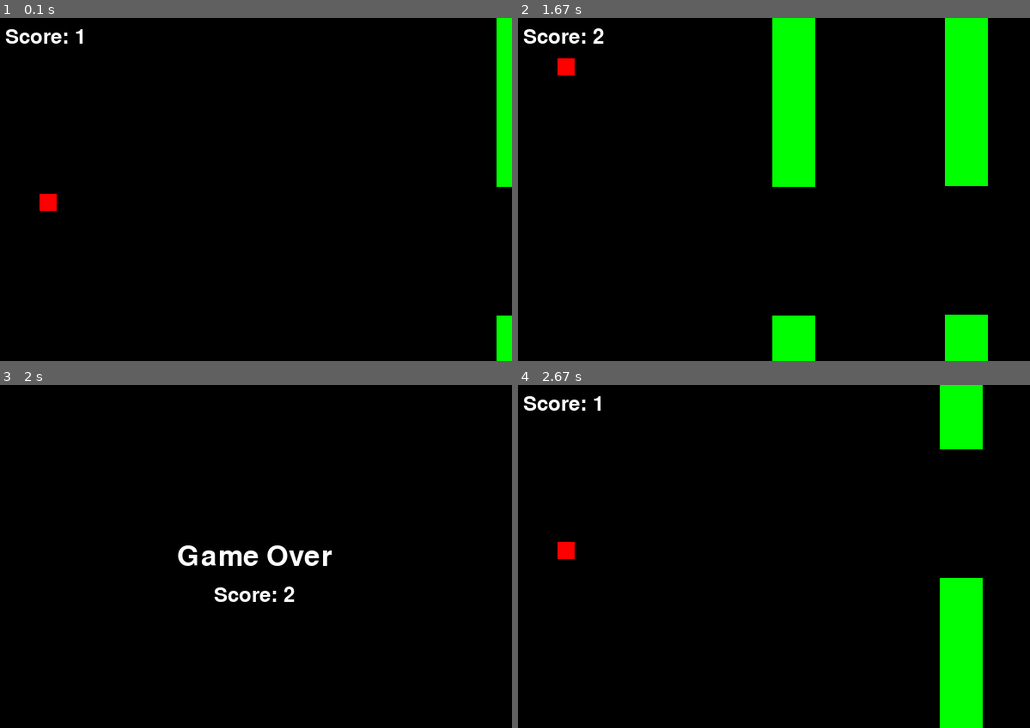
Above: before the commit, frames 1-4 (two rows, left to right).
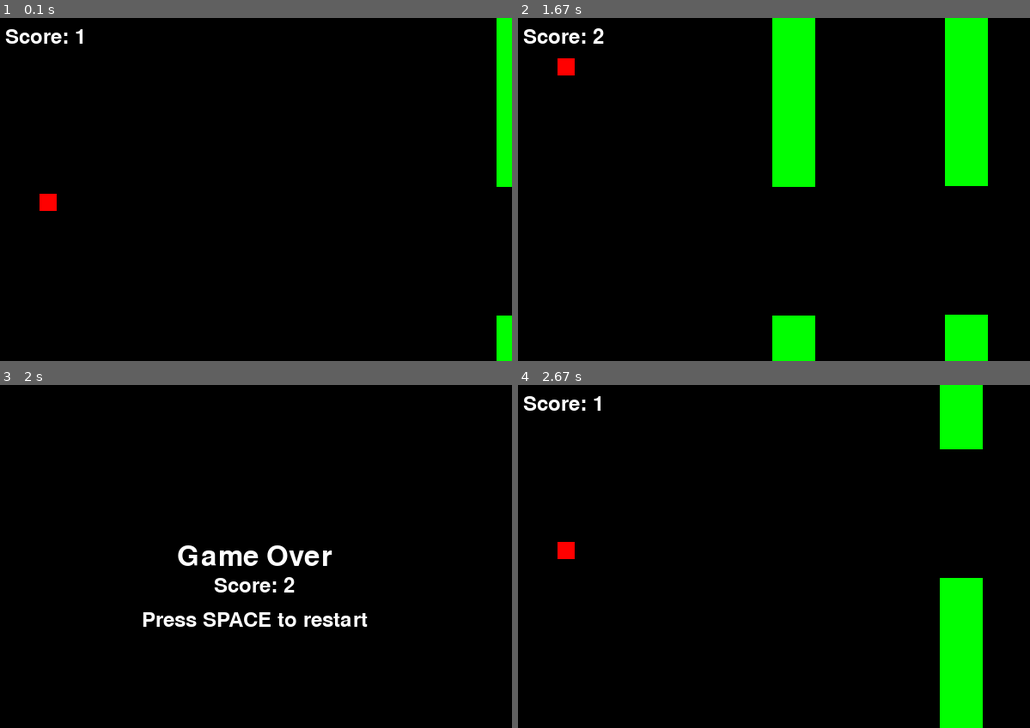
Above: after the commit, the same moments.

Repository: YashShelar04/PythonMiniProject
Game: pygame game, started from game.py
The game is run twice, just before and just after one commit, with the same random seed, the same clock (stepped at 60 frames per second) and the same inputs.
Inputs:
- Up to frame 1 (0.1 s): no input
- Up to frame 2 (1.67 s): tap Space at 0.33, 0.73, 1.03, 1.23, 1.57 s
- Up to frame 3 (2 s): tap Space at 1.87 s
- Up to frame 4 (2.67 s): tap Space at 2.07, 2.37, 2.63 s

Frames 1-2 are identical in both runs. In frame 3, 1.5% of the frame differs, in the area x 27-72%, y 56-71%; in frame 4, nothing differs.

Commit message:
Score board update

Diff:
--- a/game.py
+++ b/game.py
@@ -15,8 +15,9 @@
 JUMP = -5
 
 # Set up the screen
-screen = pygame.display.set_mode((WIDTH, HEIGHT))
+screen = pygame.display.set_mode((WIDTH,HEIGHT))
 pygame.display.set_caption('Flappy Bird')
+
 
 # Game variables
 bird_x = 50
@@ -91,9 +92,22 @@
         font = pygame.font.Font(None, 48)
         text = font.render("Game Over", True, (255, 255, 255))
         screen.blit(text, (WIDTH // 2 - text.get_width() // 2, HEIGHT // 2 - text.get_height() // 2))
+        # Draw score and restart message
         font = pygame.font.Font(None, 36)
         score_text = font.render(f"Score: {score}", True, (255, 255, 255))
-        screen.blit(score_text, (WIDTH // 2 - score_text.get_width() // 2, HEIGHT // 2 + text.get_height()))
+        restart_text = font.render("Press SPACE to restart", True, (255, 255, 255))
+
+        # Calculate the position of the score and restart message
+        score_text_rect = score_text.get_rect()
+        restart_text_rect = restart_text.get_rect()
+        score_text_rect.center = (WIDTH // 2, HEIGHT // 2 + score_text_rect.height + 10)
+        restart_text_rect.center = (WIDTH // 2, HEIGHT // 2 + score_text_rect.height + 50)
+
+        # Blit the score and restart message onto the screen
+        screen.blit(score_text, score_text_rect)
+        screen.blit(restart_text, restart_text_rect)
+
+        # Update the display
         pygame.display.flip()
 
         # Wait for a key press to restart the game
